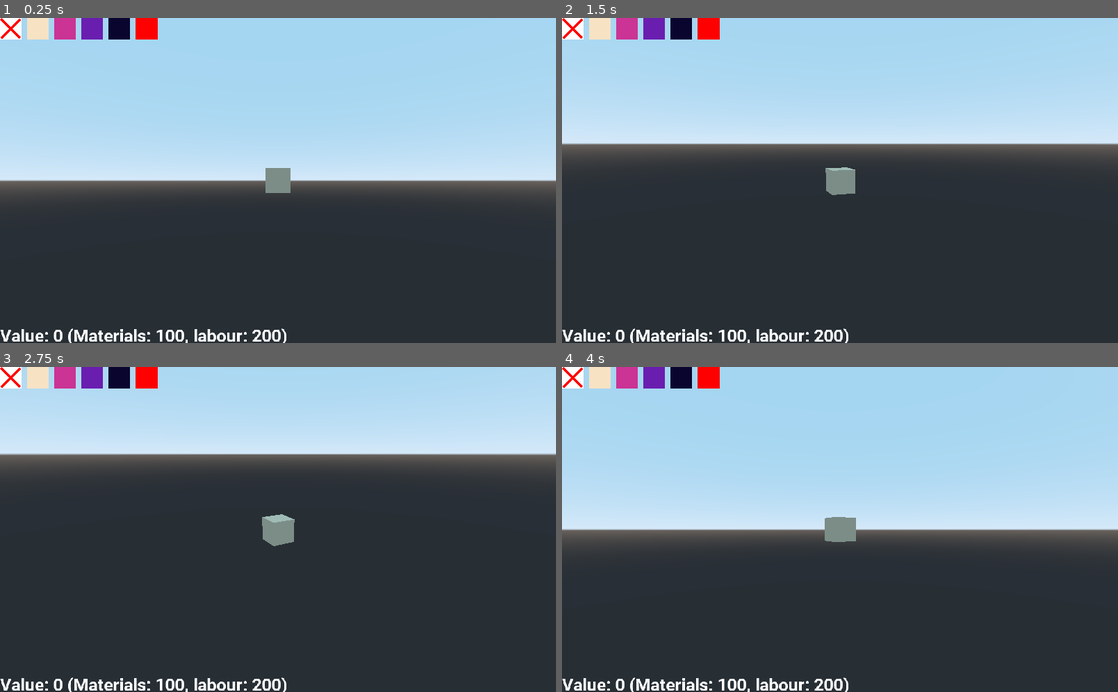
Above: before the commit, frames 1-4 (two rows, left to right).
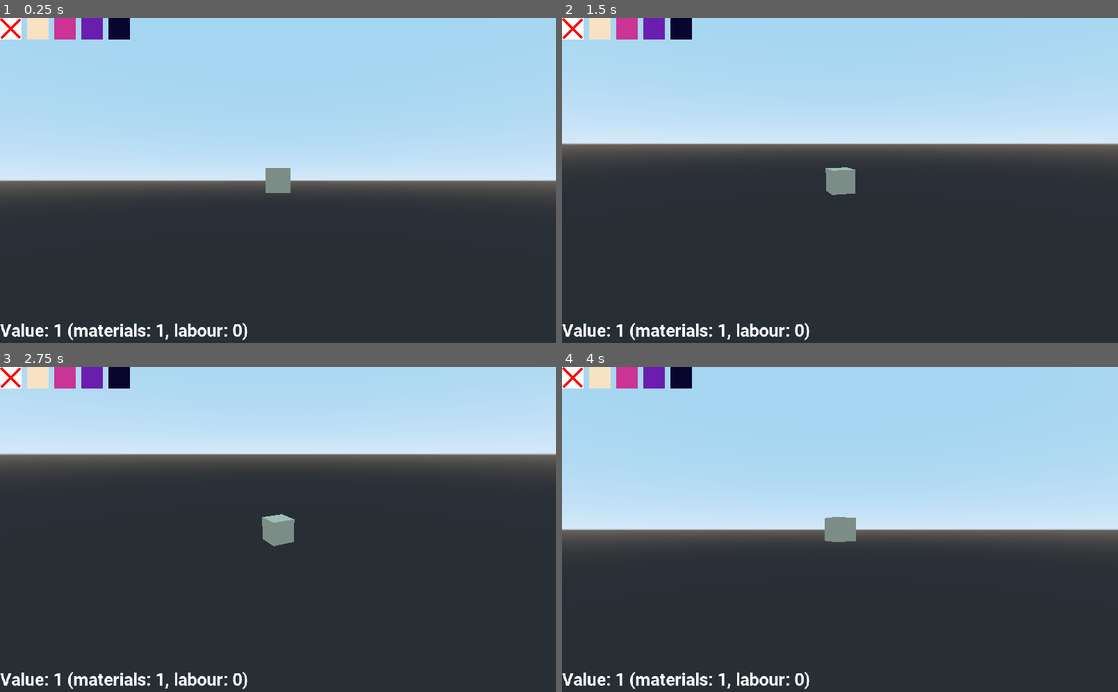
Above: after the commit, the same moments.

Repository: deengames-prototypes/3d-game
Game: Godot game, scene res://CoreGame.tscn
Two runs of this game, one before a commit and one after it. Both use one fixed random seed, a clock stepped at 60 frames per second and the inputs below.
Inputs (mouse positions are in pixels of both pictures, inside the frame that each line leads up to):
- Up to frame 1 (0.25 s): no input
- Up to frame 2 (1.5 s): tap Enter at 0.5 s; move the mouse to (573, 27) at 0.52 s; hold Right (ui_right) 0.53-1.28 s; click (573, 27) at 0.67 s; tap Space at 1.25 s; move the mouse to (562, 34) at 1.27 s; hold Down (ui_down) from 1.28 s (still down); click (562, 34) at 1.42 s
- Up to frame 3 (2.75 s): tap Enter at 2 s; move the mouse to (16, 386) at 2.02 s; release Down (ui_down) at 2.03 s; hold Right (ui_right) from 2.03 s (still down); click (16, 386) at 2.17 s
- Up to frame 4 (4 s): tap Space at 2.75 s; move the mouse to (600, 376) at 2.77 s; release Right (ui_right) at 2.78 s; hold Up (ui_up) 2.78-3.53 s; click (600, 376) at 2.92 s; tap Enter at 3.5 s; move the mouse to (628, 376) at 3.52 s; hold Left (ui_left) from 3.53 s (still down); click (628, 376) at 3.67 s

The runs differ from the first frame. In frame 1, 1.5% of the frame differs, in the area x 0-52%, y 0-100%; in frame 2, 1.5%; in frame 3, 1.5%; in frame 4, 1.5%.

Commit message:
Materials-based scoring/value Use a super hack to read back colour

Diff:
--- a/prototypes/voxel-craft/CoreGame.gd
+++ b/prototypes/voxel-craft/CoreGame.gd
@@ -7,6 +7,27 @@
 func _ready():
 	# Update camera to look at the main/starter block
 	$MeshInstance/Spatial.set_target($MeshInstance)
-	var first_color = $CanvasLayer.get_children()[1].color
-	$MeshInstance.change_color(first_color)
-	Globals.color = first_color
+
+	# Initialize material values
+	var i = 0
+	var material_worth = [1, 4, 10, 30]
+
+	for child in $CanvasLayer.get_children():
+		if child is PickableColor:
+			i += 1
+			var color = child.color
+			# First colour: set as first block + selected
+			if i == 1:
+				continue # erase button
+			elif i == 2:
+				$MeshInstance.change_color(color)
+				Globals.color = color
+
+			Globals.material_values[color] = material_worth[i - 2]
+
+# Events would solve this better
+func _process(delta):
+	var materials = Globals.materials_total
+	var labour = Globals.labour_total
+	var value = materials + labour
+	$CanvasLayer/Label.text = "Value: " + str(value) + " (materials: " + str(materials) + ", labour: " + str(labour) + ")"
--- a/prototypes/voxel-craft/CoreGame.tscn
+++ b/prototypes/voxel-craft/CoreGame.tscn
@@ -60,14 +60,9 @@
 margin_right = 240.0
 color = Color( 0.0431373, 0.0235294, 0.188235, 1 )
 
-[node name="Red" parent="CanvasLayer" instance=ExtResource( 4 )]
-margin_left = 250.0
-margin_right = 290.0
-color = Color( 1, 0, 0, 1 )
-
 [node name="Label" type="Label" parent="CanvasLayer"]
-margin_top = 568.0
+margin_top = 558.0
 margin_right = 40.0
 margin_bottom = 600.0
 custom_fonts/font = SubResource( 1 )
-text = "Value: 0 (Materials: 100, labour: 200)"
+text = "Value: 0 (materials: 0, labour: 0)"
--- a/prototypes/voxel-craft/ExpandableCube.gd
+++ b/prototypes/voxel-craft/ExpandableCube.gd
@@ -1,6 +1,8 @@
 extends MeshInstance
 
 var ExpandableCube = load("res://ExpandableCube.tscn")
+###### derp me, reading the colour back later fails horribly
+var color:Color = Color.white
 
 func _init():
 	Globals.num_cubes += 1
@@ -9,6 +11,7 @@
 	if event is InputEventMouseButton and event.pressed:
 
 		if Globals.is_erase and Globals.num_cubes > 1:
+			Globals.materials_total -= Globals.material_values[self.color]
 			Globals.num_cubes -= 1
 			self.get_parent().remove_child(self)
 			self.queue_free()
@@ -18,9 +21,10 @@
 			cube.translation = click_position
 			self.get_parent().add_child(cube)
 			cube.change_color(Globals.color)
-			Globals.num_cubes += 1
+			Globals.materials_total += Globals.material_values[Globals.color]
 
 func change_color(color):
 	var surface_material = self.get_surface_material(0).duplicate()
 	self.material_override = surface_material
 	surface_material.albedo_color = color
+	self.color = color
--- a/prototypes/voxel-craft/Globals.gd
+++ b/prototypes/voxel-craft/Globals.gd
@@ -1,5 +1,10 @@
 extends Node
+
+var material_values = {}
 
 var color:Color = Color.white
 var is_erase:bool = false
-var num_cubes = 0
+var num_cubes = 0 # to prevent erasing last block
+
+var materials_total = 1 # first block = value 1
+var labour_total = 0
